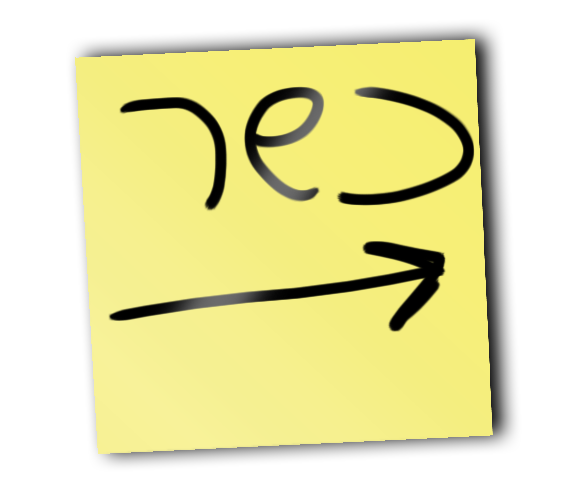
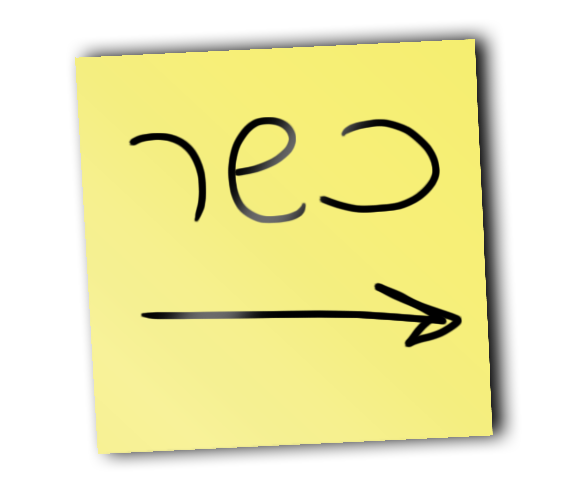
Layer changes from the first 568 x 493 image to the second:
painted on "Layer 1" over (x1=108, y1=85, x2=475, y2=349)
